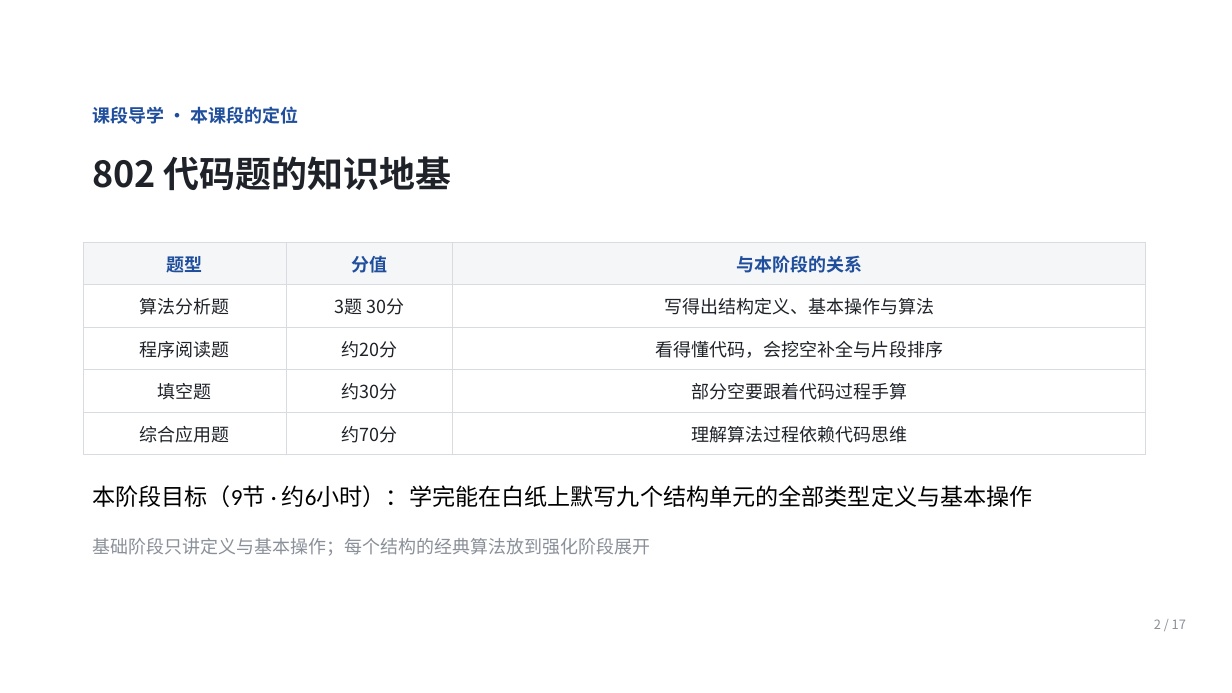
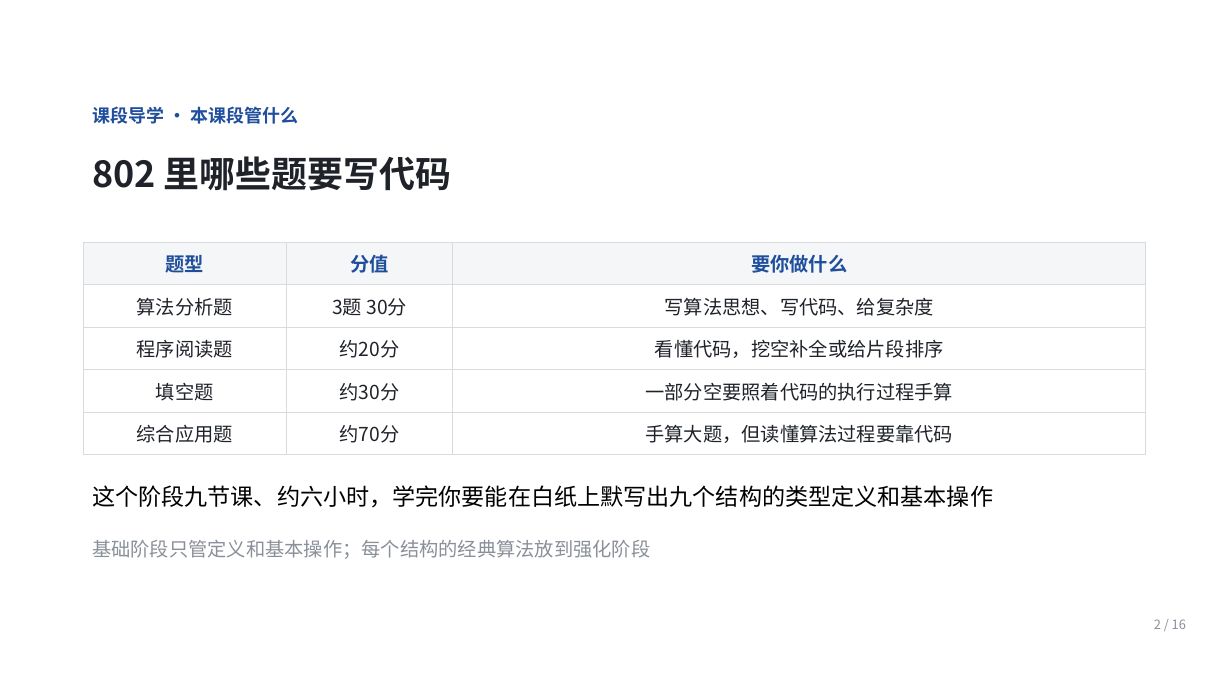
Before and after one commit to Ctrl1CandV/SpecialtyCourses, a slide deck: slide 2 of 课件/C2/C2-A-01/C2-A-01.pptx. Drawn at 1232x693 pixels with LibreOffice and Linux fonts; fonts in the diff are those of the drawing; background and template pictures are left out. Boxes give left, top, right and bottom in pixels: in the first picture for what was removed or moved away, otherwise in the second. Text is boxed around its words. In the diff, an @@ line names an element or a change of style, - is before the commit and + after.

```diff
--- a/课件/C2/C2-A-01/C2-A-01.pptx
+++ b/课件/C2/C2-A-01/C2-A-01.pptx
@@ text at (x1=92, y1=106, x2=299, y2=124): text changed @@
-课段导学 · 本课段的定位
+课段导学 · 本课段管什么
@@ text at (x1=92, y1=156, x2=451, y2=191): text changed @@
-802 代码题的知识地基
+802 里哪些题要写代码
@@ table at (x1=83, y1=242, x2=1146, y2=447) @@
-row 1, column 3: 与本阶段的关系
+row 1, column 3: 要你做什么
-row 2, column 3: 写得出结构定义、基本操作与算法
+row 2, column 3: 写算法思想、写代码、给复杂度
-row 3, column 3: 看得懂代码，会挖空补全与片段排序
+row 3, column 3: 看懂代码，挖空补全或给片段排序
-row 4, column 3: 部分空要跟着代码过程手算
+row 4, column 3: 一部分空要照着代码的执行过程手算
-row 5, column 3: 理解算法过程依赖代码思维
+row 5, column 3: 手算大题，但读懂算法过程要靠代码
@@ size 14 to 15 pt in "题型", "分值", "算法分析题", "3题 30分" and 6 more places @@
@@ text at (x1=92, y1=485, x2=993, y2=508): text changed @@
-本阶段目标（9节 · 约6小时）：学完能在白纸上默写九个结构单元的全部类型定义与基本操作
+这个阶段九节课、约六小时，学完你要能在白纸上默写出九个结构的类型定义和基本操作
@@ text at (x1=92, y1=540, x2=650, y2=559): text changed; size 14 to 15 pt @@
-基础阶段只讲定义与基本操作；每个结构的经典算法放到强化阶段展开
+基础阶段只管定义和基本操作；每个结构的经典算法放到强化阶段
@@ text at (x1=1154, y1=619, x2=1186, y2=629): text changed @@
-2 / 17
+2 / 16
```
Also in this commit, not shown: 9 other slides changed, 6 slides added, 7 slides removed, 5 other files.
